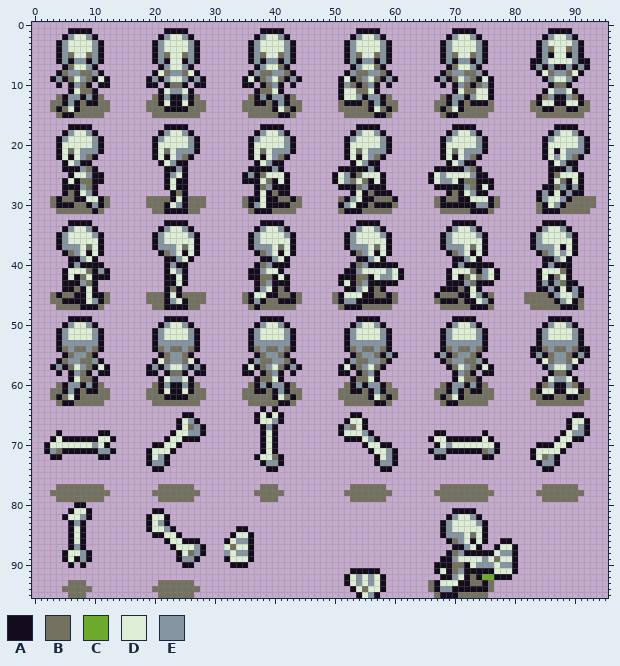
Two states of a sprite sheet, Sprites/skeleton.png. This is how it looked before the edit.
The file is 96x96 pixels.
Palette (. is transparent): A #140c1c  B #757161  C #6daa2c  D #deeed6  E #8595a1
Pixels before (only the part around the change), first column x 0:
 0 .........................
 1 ......AAAA............AAA
 2 .....AEDDEA..........AEDD
 3 ....AEDDDDEA........AEDDD
 4 ....AEDDDDEA........AEDDD
 5 ....AEBDDBEA........AEBDD
 6 ....AEAEEAEA........AEADD
 7 .....ABDDEA..........AEDD
 8 ....ABEEBBEA........ADBEE
 9 ...AEABDEBADA......AEAEDD
The result:
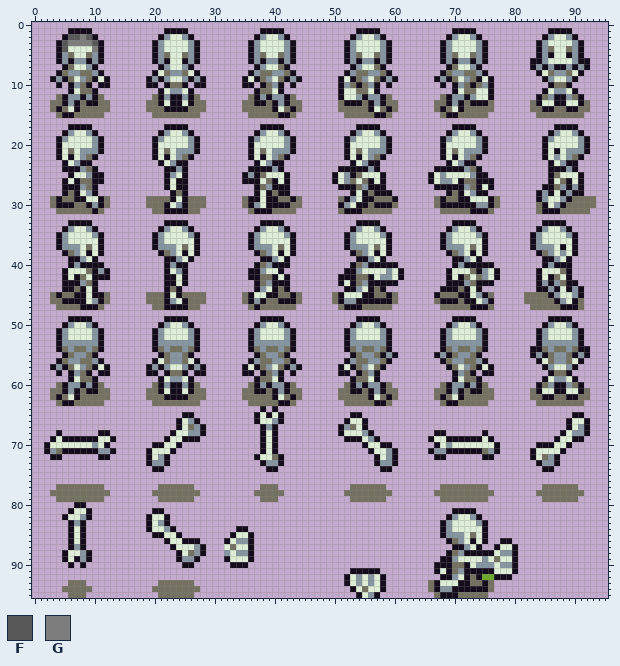
Colours new in this view: F #585858  G #7d7d7d
Message: Added Armored Skeleton and 2 more waves
The exact change:
y 2: x 6..9 EDDE -> FFGF
y 3: x 5..10 EDDDDE -> FGGGGF
y 4: x 5 E -> F; x 10 E -> G
